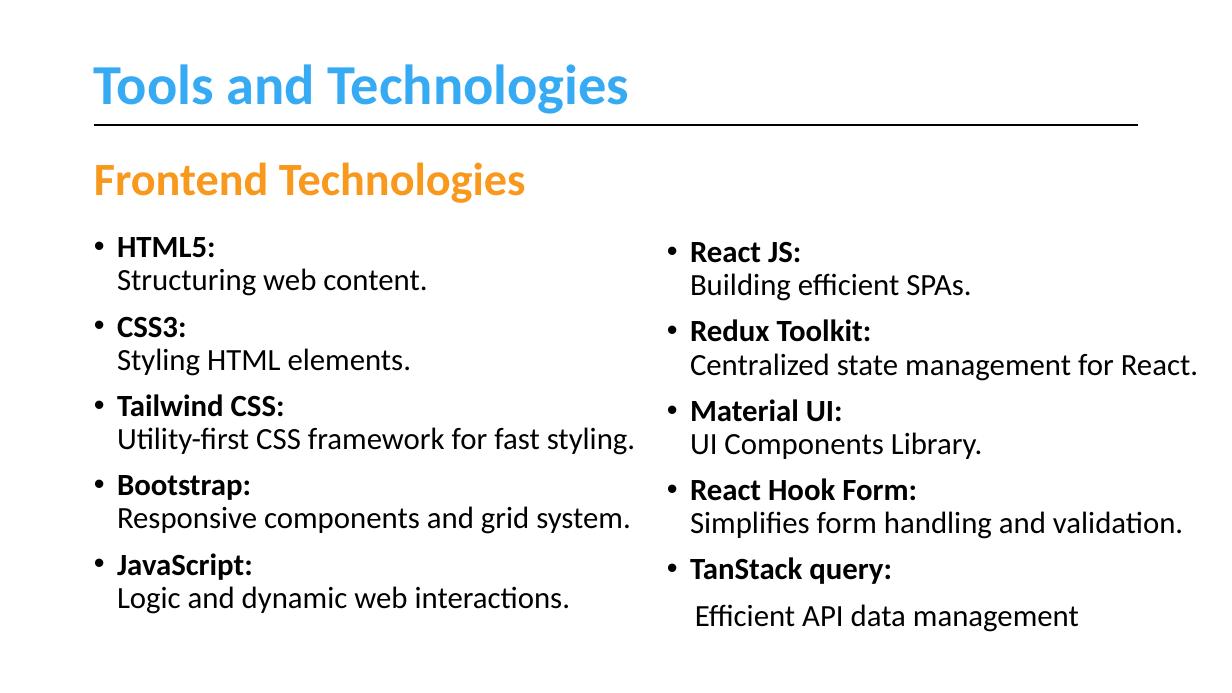
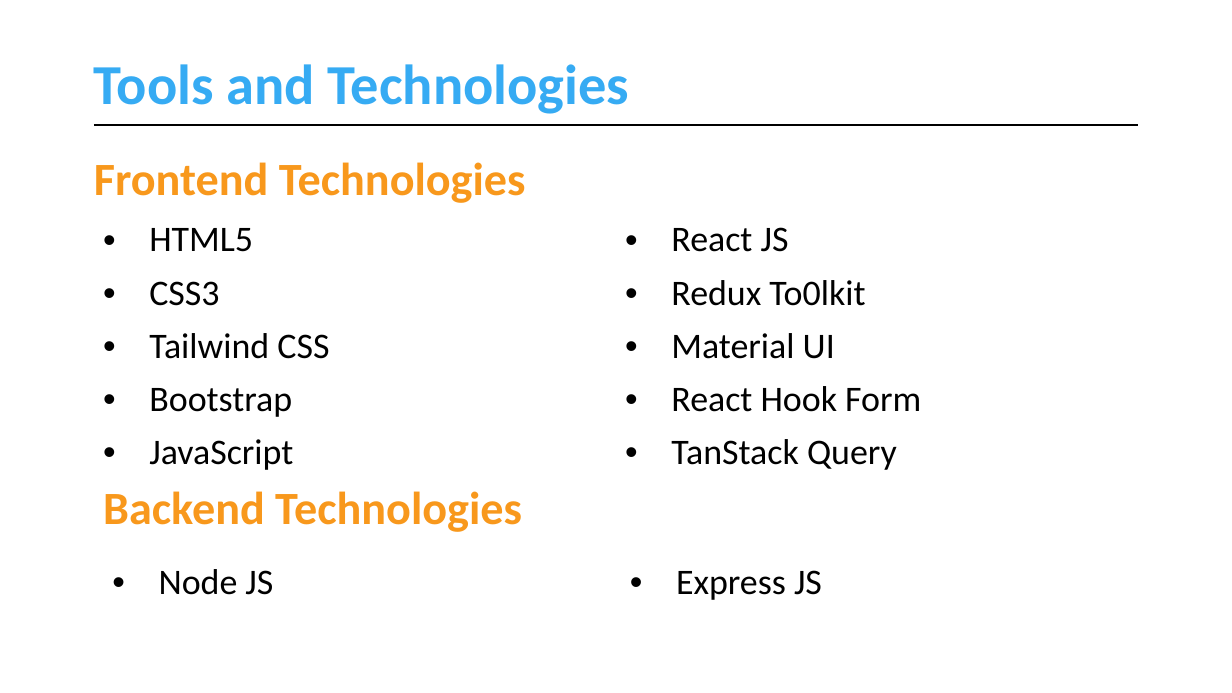
Before and after one commit to muhammadahsanmirza/fyp-constituency-connect, a slide deck: slide 23 of 4- Idea Evaluation/Idea Evaluation Slides (Filled).pptx. Drawn at 1232x693 pixels with LibreOffice and Linux fonts; fonts in the diff are those of the drawing. Boxes give left, top, right and bottom in pixels: in the first picture for what was removed or moved away, otherwise in the second. Text is boxed around its words. In the diff, an @@ line names an element or a change of style, - is before the commit and + after.

Commit message:
Update Tools and Technologies

```diff
--- a/4- Idea Evaluation/Idea Evaluation Slides (Filled).pptx
+++ b/4- Idea Evaluation/Idea Evaluation Slides (Filled).pptx
@@ table added at bbox=[94, 213, 1139, 475], 5 rows, 2 columns @@
+HTML5 | React JS
+CSS3 | Redux To0lkit
+Tailwind CSS | Material UI
+Bootstrap | React Hook Form
+JavaScript | TanStack Query
@@ text removed at bbox=[117, 237, 635, 614] @@
-• HTML5:
-  Structuring web content.
-• CSS3:
-  Styling HTML elements.
-• Tailwind CSS:
-  Utility-first CSS framework for fast styling.
-• Bootstrap:
-  Responsive components and grid system.
-• JavaScript:
-  Logic and dynamic web interactions.
@@ text removed at bbox=[690, 241, 1198, 632] @@
-• React JS:
-  Building efficient SPAs.
-• Redux Toolkit:
-  Centralized state management for React.
-• Material UI:
-  UI Components Library.
-• React Hook Form:
-  Simplifies form handling and validation.
-• TanStack query:
-Efficient API data management
@@ text added at bbox=[103, 491, 522, 532], 36 pt, text #F8981C, bold @@
+Backend Technologies
@@ table added at bbox=[104, 555, 1139, 608], 1 rows, 2 columns @@
+Node JS | Express JS
```
Also in this commit, not shown: 2 other slides changed.
